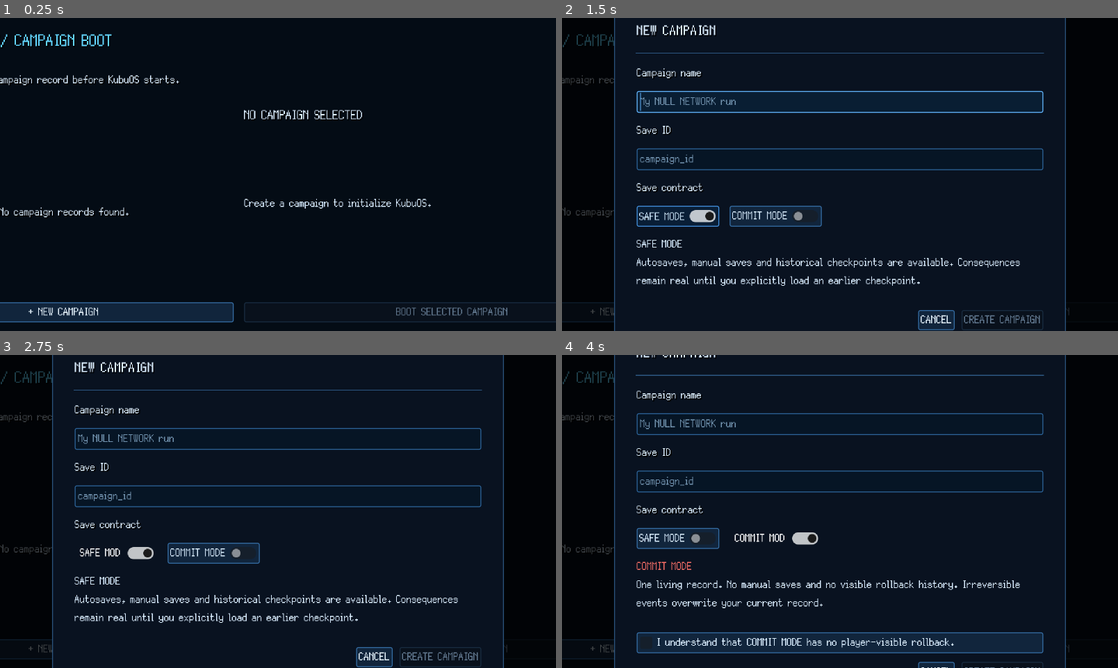
Above: before the commit, frames 1-4 (two rows, left to right).
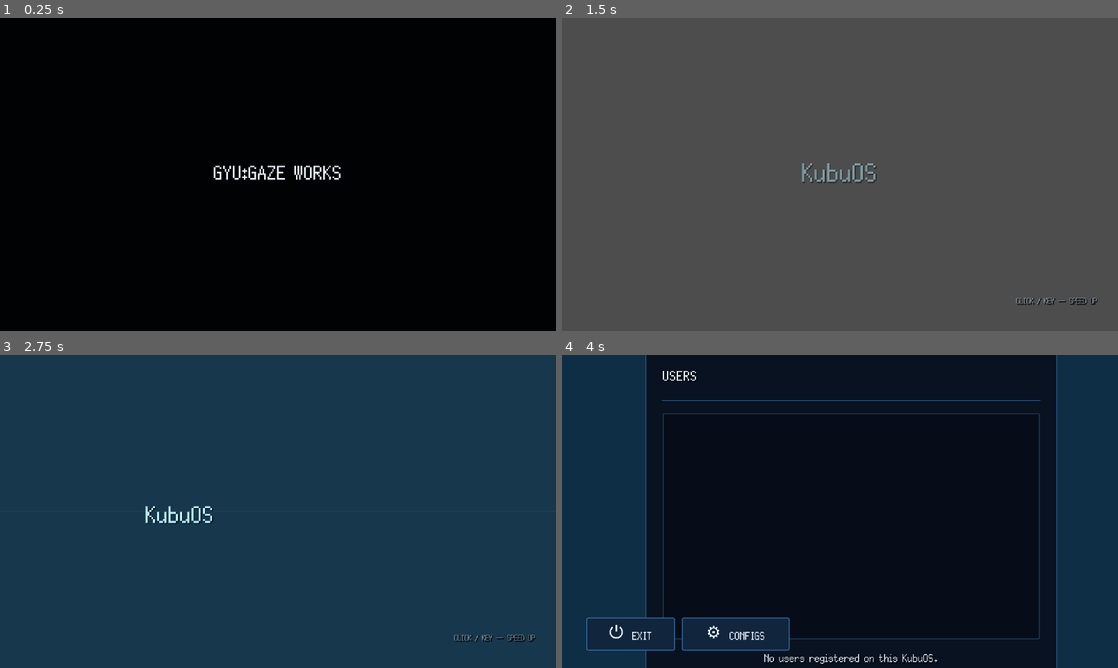
Above: after the commit, the same moments.

Repository: GYU-GAZE/NULL-NETWORK
Game: Godot game, scene res://core/bootstrap/bootstrap.tscn
Same seed, same stepped clock (60 frames per second), same inputs: the game is played once before the commit and once after it. The engine's default icon, where the game draws it, is replaced by a stand-in: a white triangle on a blue panel in a dark square.
Inputs (mouse positions are in pixels of both pictures, inside the frame that each line leads up to):
- Up to frame 1 (0.25 s): no input
- Up to frame 2 (1.5 s): click (628, 312) at 0.5 s, where only the run before the commit has a clickable "+ NEW CAMPAIGN"; click (628, 312) at 1.25 s, where only the run before the commit has a clickable "+ NEW CAMPAIGN"
- Up to frame 3 (2.75 s): click (116, 552) at 2 s, where only the run before the commit has a clickable "SAFE MODE"
- Up to frame 4 (4 s): tap Enter at 2.75 s; move the mouse to (962, 495) at 2.77 s; hold D (local_area_move_right) 2.78-3.5 s; tap E (local_area_interact) at 2.85 s; click (962, 495) at 2.92 s; click (773, 552) at 3.5 s, where only the run before the commit has a clickable "COMMIT MODE"

The runs differ from the first frame. In frame 1, 8.4% of the frame differs, in the area x 0-100%, y 5-98%; in frame 2, 100%, in the area x 0-100%, y 0-100%; in frame 3, 98%; in frame 4, 36%.
Error before the commit: Invalid access to property or key 'campaign_load_requested' on a base object of type 'null instance'. (res://core/bootstrap/bootstrap.gd:16)

Commit message:
feat(startup): replace campaign selector with title menu

Diff:
--- a/core/bootstrap/bootstrap.tscn
+++ b/core/bootstrap/bootstrap.tscn
@@ -1,8 +1,8 @@
 [gd_scene load_steps=4 format=3]
 
 [ext_resource type="Script" path="res://core/bootstrap/bootstrap.gd" id="1"]
-[ext_resource type="PackedScene" path="res://systems/save/campaign_select.tscn" id="2"]
-[ext_resource type="PackedScene" path="res://systems/startup/startup_presentation.tscn" id="3"]
+[ext_resource type="PackedScene" path="res://systems/startup/startup_presentation.tscn" id="2"]
+[ext_resource type="PackedScene" path="res://systems/startup/startup_menu.tscn" id="3"]
 
 [node name="Bootstrap" type="Node"]
 script = ExtResource("1")
@@ -10,8 +10,8 @@
 [node name="RuntimeRoot" type="Node" parent="."]
 unique_name_in_owner = true
 
-[node name="StartupPresentation" parent="." instance=ExtResource("3")]
+[node name="StartupPresentation" parent="." instance=ExtResource("2")]
 unique_name_in_owner = true
 
-[node name="CampaignSelect" parent="." instance=ExtResource("2")]
+[node name="StartupMenu" parent="." instance=ExtResource("3")]
 unique_name_in_owner = true
